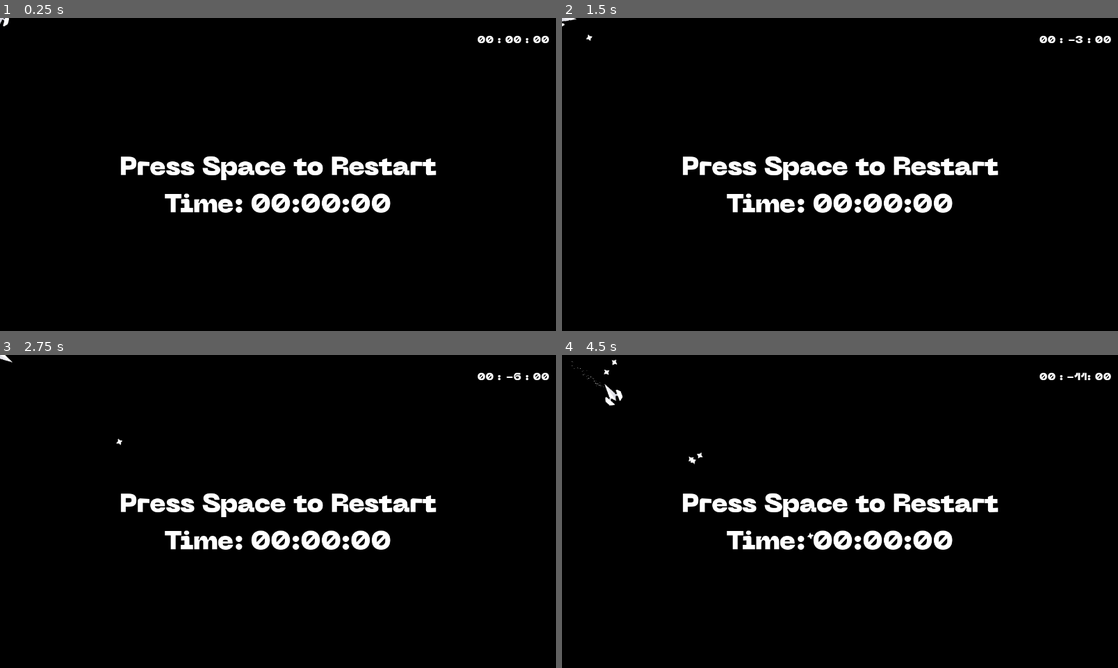
Above: before the commit, frames 1-4 (two rows, left to right).
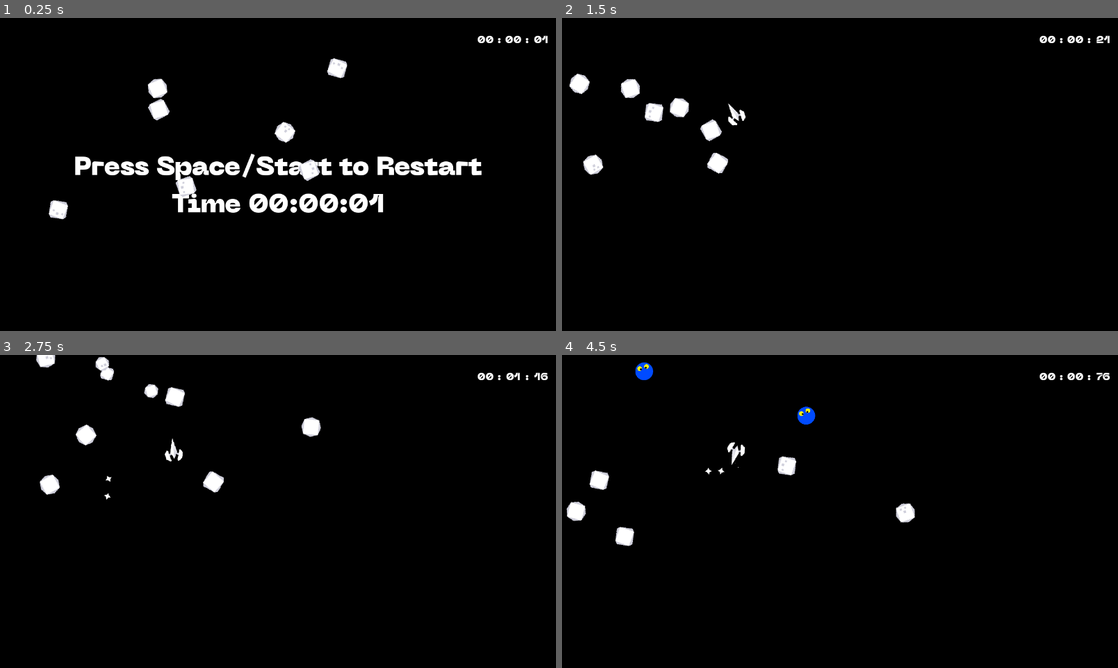
Above: after the commit, the same moments.

Repository: chrissearle/asteroids_starter
Game: Godot game, scene res://World.tscn
Same seed, same stepped clock (60 frames per second), same inputs: the game is played once before the commit and once after it.
Inputs:
- Up to frame 1 (0.25 s): no input
- Up to frame 2 (1.5 s): tap Space (fire) at 0.5, 0.6, 1.25 s; hold Right (right) 0.53-1.28 s; tap Enter (ui_accept) at 0.77, 0.8, 1.07, 1.35 s; hold Left (left) from 1.28 s (still down)
- Up to frame 3 (2.75 s): tap Enter (ui_accept) at 1.52, 1.82, 2.3 s; tap Space (fire) at 1.55, 2, 2.1 s; release Left (left) at 2.03 s; hold Right (right) from 2.03 s (still down)
- Up to frame 4 (4.5 s): tap Space (fire) at 2.75, 2.85, 3.5, 4.25, 4.35 s; release Right (right) at 2.78 s; hold Up (forward) 2.78-3.53 s; tap Enter (ui_accept) at 3.02, 3.32, 3.6, 3.77, 4.07 s; hold Left (left) from 3.53 s (still down)

The runs differ from the first frame. In frame 1, 4.8% of the frame differs, in the area x 0-99%, y 0-65%; in frame 2, 4.7%; in frame 3, 4.9%; in frame 4, 4.9%, in the area x 0-99%, y 1-63%.
Error before the commit: Parse Error: Preload file "res://Asteroid/large_asteroid_1.tres" does not exist. (res://World.gd:4)

Commit message:
Small bug fixes, game pad support

Diff:
--- a/game/Player/Player.gd
+++ b/game/Player/Player.gd
@@ -2,6 +2,7 @@
 
 @export var rotation_max := 3
 @export var speed_max := 200
+@export_range(0.0, 1.0, 0.05, "Time cost in seconds for each shot") var penalty := 0.1
 
 @onready var tip := $Tip
 @onready var exhaust := $Exhaust
@@ -35,7 +36,7 @@
 		bullet_instance.set_direction(rotation)
 		get_parent().add_child(bullet_instance)
 		AudioManager.play("shoot")
-		ScoreTime.add(-1)
+		ScoreTime.add(penalty * -1.0)
 		bullet_instance.hit.connect(bullet_hit)
 
 func bullet_hit(area: Asteroid) -> void:
--- a/game/World.gd
+++ b/game/World.gd
@@ -1,30 +1,40 @@
 extends Node2D
 
 var asteroids: Array[AsteroidResource] = [
-	preload("res://Asteroid/large_asteroid_1.tres"),
-	preload("res://Asteroid/large_asteroid_2.tres"),
-	preload("res://Asteroid/large_asteroid_3.tres"),
-	preload("res://Asteroid/large_asteroid_4.tres"),
-	preload("res://Asteroid/large_asteroid_5.tres"),
-	preload("res://Asteroid/large_asteroid_6.tres"),
-	preload("res://Asteroid/large_asteroid_7.tres"),
-	preload("res://Asteroid/large_asteroid_8.tres"),
-	preload("res://Asteroid/large_asteroid_9.tres"),
-	preload("res://Asteroid/large_asteroid_10.tres"),
-	preload("res://Asteroid/small_asteroid_1.tres"),
-	preload("res://Asteroid/small_asteroid_2.tres"),
-	preload("res://Asteroid/small_asteroid_3.tres"),
-	preload("res://Asteroid/small_asteroid_4.tres"),
-	preload("res://Asteroid/small_asteroid_5.tres"),
-	preload("res://Asteroid/small_asteroid_6.tres"),
-	preload("res://Asteroid/small_asteroid_7.tres"),
-	preload("res://Asteroid/small_asteroid_8.tres"),
-	preload("res://Asteroid/small_asteroid_9.tres"),
-	preload("res://Asteroid/small_asteroid_10.tres")
+	preload("res://Asteroid/Asteroids/large_asteroid_1.tres"),
+	preload("res://Asteroid/Asteroids/large_asteroid_2.tres"),
+	preload("res://Asteroid/Asteroids/large_asteroid_3.tres"),
+	preload("res://Asteroid/Asteroids/large_asteroid_4.tres"),
+	preload("res://Asteroid/Itera/large_asteroid_5.tres"),
+	preload("res://Asteroid/Itera/large_asteroid_6.tres"),
+	preload("res://Asteroid/Itera/large_asteroid_7.tres"),
+	preload("res://Asteroid/Itera/large_asteroid_8.tres"),
+	preload("res://Asteroid/Itera/large_asteroid_9.tres"),
+	preload("res://Asteroid/Itera/large_asteroid_10.tres"),
+	preload("res://Asteroid/Avatar/large_asteroid_avatar.tres"),
+	preload("res://Asteroid/Asteroids/small_asteroid_1.tres"),
+	preload("res://Asteroid/Asteroids/small_asteroid_2.tres"),
+	preload("res://Asteroid/Asteroids/small_asteroid_3.tres"),
+	preload("res://Asteroid/Asteroids/small_asteroid_4.tres"),
+	preload("res://Asteroid/Itera/small_asteroid_5.tres"),
+	preload("res://Asteroid/Itera/small_asteroid_6.tres"),
+	preload("res://Asteroid/Itera/small_asteroid_7.tres"),
+	preload("res://Asteroid/Itera/small_asteroid_8.tres"),
+	preload("res://Asteroid/Itera/small_asteroid_9.tres"),
+	preload("res://Asteroid/Itera/small_asteroid_10.tres"),
+	preload("res://Asteroid/Avatar/small_asteroid_avatar.tres")
 ]
 
-var large_asteroids := asteroids.filter(func(res: AsteroidResource) -> bool: return res.large == true)
-var small_asteroids := asteroids.filter(func(res: AsteroidResource) -> bool: return res.large == false)
+var include_itera := false
+var include_avatar := true
+
+func valid_path(path: String) -> bool:
+	return path.contains("Asteroids") or (include_avatar and path.contains("Avatar")) or (include_itera and path.contains("Itera"))
+
+var valid_asteroids := asteroids.filter(func(res: AsteroidResource) -> bool:	return valid_path(res.resource_path))
+
+var large_asteroids := valid_asteroids.filter(func(res: AsteroidResource) -> bool: return res.large == true)
+var small_asteroids := valid_asteroids.filter(func(res: AsteroidResource) -> bool: return res.large == false)
 
 var asteroid_scene := preload("res://Asteroid/Asteroid.tscn")
 
@@ -61,7 +71,7 @@
 		final_time_label.visible = true
 		final_time_label.text = "Time %02d:%02d:%02d" % [ScoreTime.minutes(), ScoreTime.seconds(), ScoreTime.milliseconds()]
 
-		if Input.is_action_just_pressed("ui_accept"):
+		if Input.is_action_just_pressed("start"):
 			get_tree().reload_current_scene()
 	else:
 		ScoreTime.add(delta)
--- a/game/World.tscn
+++ b/game/World.tscn
@@ -24,7 +24,7 @@
 grow_vertical = 2
 theme_override_fonts/font = ExtResource("7_7aavy")
 theme_override_font_sizes/font_size = 60
-text = "Press Space to Restart"
+text = "Press Space/Start to Restart"
 horizontal_alignment = 1
 vertical_alignment = 1
 
--- a/game/project.godot
+++ b/game/project.godot
@@ -24,6 +24,7 @@
 
 window/size/viewport_width=1280
 window/size/viewport_height=720
+window/size/resizable=false
 window/stretch/mode="viewport"
 
 [input]
@@ -56,6 +57,12 @@
 , Object(InputEventJoypadButton,"resource_local_to_scene":false,"resource_name":"","device":-1,"button_index":1,"pressure":0.0,"pressed":false,"script":null)
 ]
 }
+start={
+"deadzone": 0.2,
+"events": [Object(InputEventJoypadButton,"resource_local_to_scene":false,"resource_name":"","device":-1,"button_index":6,"pressure":0.0,"pressed":true,"script":null)
+, Object(InputEventKey,"resource_local_to_scene":false,"resource_name":"","device":-1,"window_id":0,"alt_pressed":false,"shift_pressed":false,"ctrl_pressed":false,"meta_pressed":false,"pressed":false,"keycode":0,"physical_keycode":32,"key_label":0,"unicode":32,"location":0,"echo":false,"script":null)
+]
+}
 
 [layer_names]
 
Not shown, changed: game/export_presets.cfg
